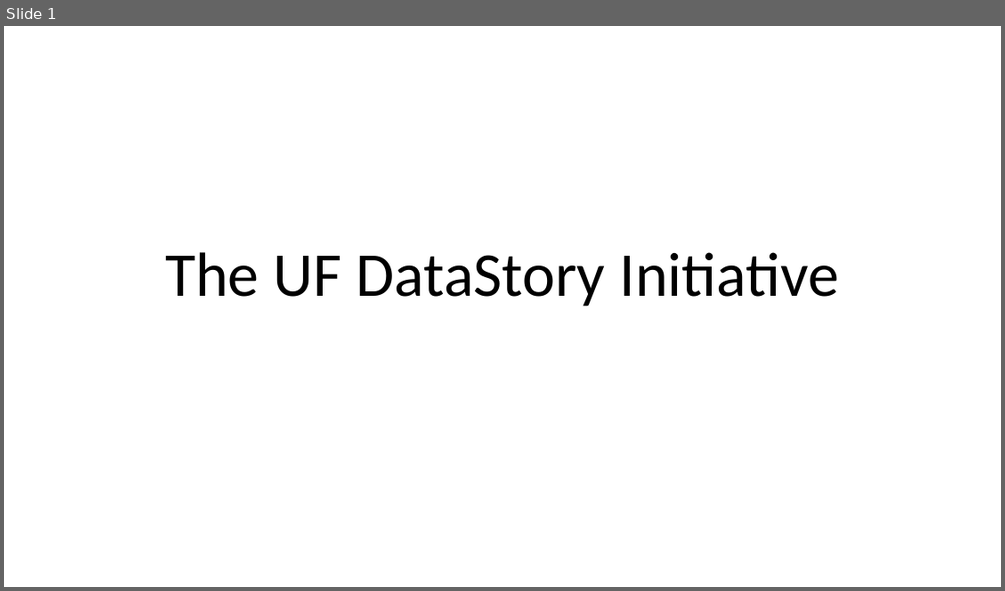
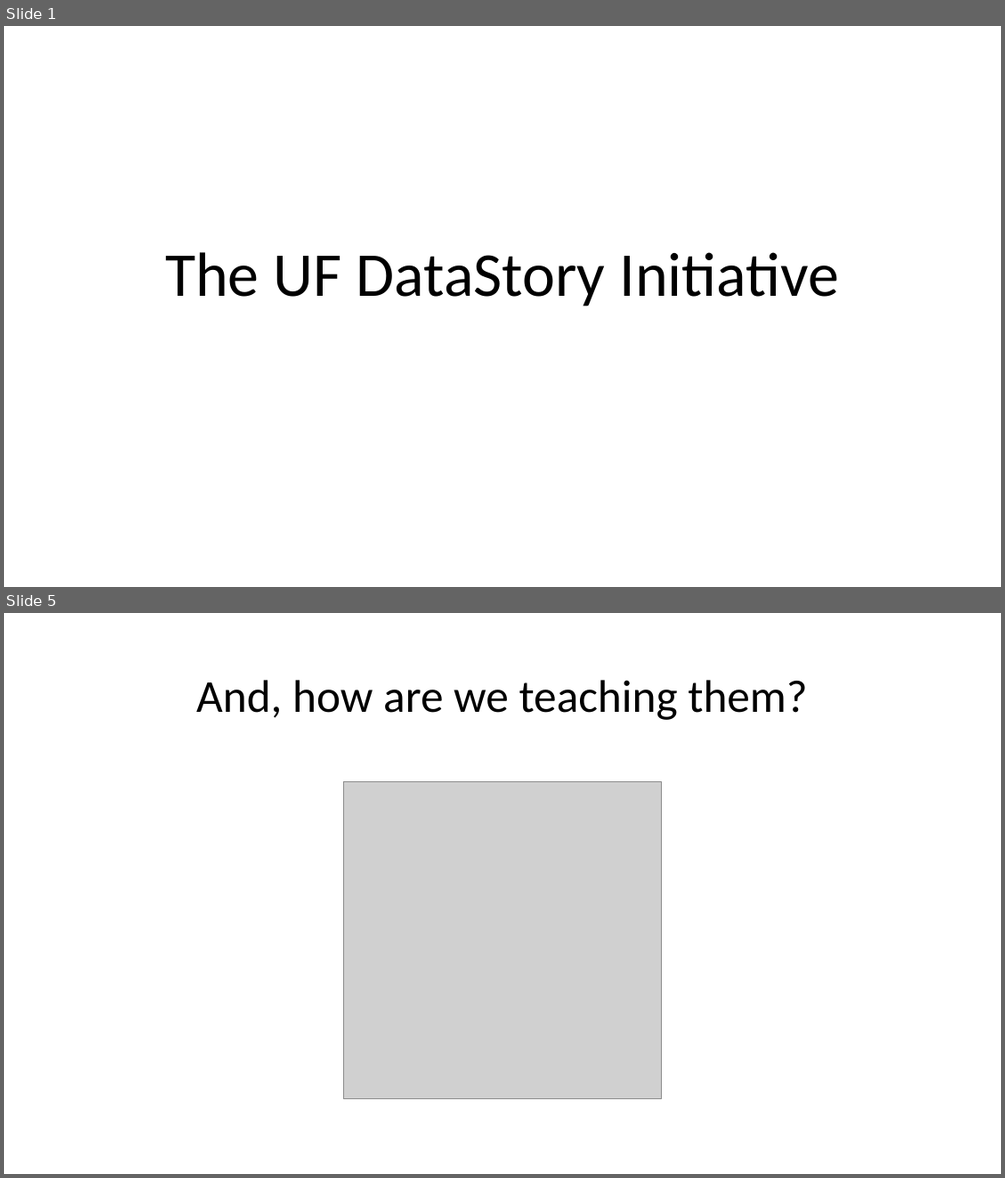
Before and after one commit to mydatastory-dev/projects, a slide deck: _ctsi/ctsi_presentation.pptx. Shown one above the other, each under a label of ours: slide 1 before the commit, slides 1 and 5 after it; the slides between them are not shown. The pictures are 1005x591 and 1005x1178 pixels, drawn with LibreOffice and Linux fonts; fonts in the diff are those of the drawing; grey boxes stand for pictures. Boxes give left, top, right and bottom in pixels: in the first picture for what was removed or moved away, otherwise in the second. Text is boxed around its words. In the diff, an @@ line names an element or a change of style, - is before the commit and + after.

```diff
--- a/_ctsi/ctsi_presentation.pptx
+++ b/_ctsi/ctsi_presentation.pptx
@@ slide 5 added at bbox=[4, 613, 1001, 1174], background #FFFFFF @@
@@ title added at bbox=[196, 680, 807, 720], 44 pt, text #000000 @@
+And, how are we teaching them?
@@ picture added at bbox=[343, 781, 661, 1098] @@
```
Also in this commit, not shown: 4 slides changed, 2 other slides added, 2 slides removed.
